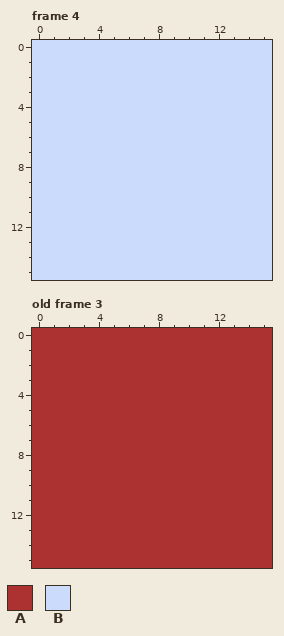
Two states of a pixel-art file, public/sheet.aseprite. The first picture shows the starting point.
16x16 pixels, 4 frames. Shown: frame 4, old frame 3. The commit also changed other frames, which this record leaves out.
Palette (. is transparent): A #ac3232  B #cbdbfc
After the commit:
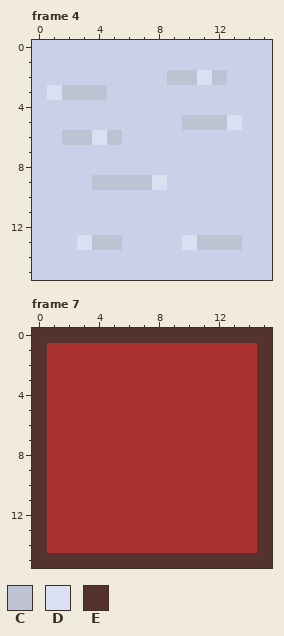
Colours new in this view: C #bec3d4  D #dadff1  E #54332f
A new or re-ordered frame is compared with the old frame closest to it.
The exact change:
frames 4 -> 7
colour B: #cbdbfc -> #c9d0e7
Frame 4:
y 2: x 9..12 BBBB -> CCDC
y 3: x 1..4 BBBB -> DCCC
y 5: x 10..13 BBBB -> CCCD
y 6: x 2..5 BBBB -> CCDC
y 9: x 4..8 BBBBB -> CCCCD
y 13: x 3..5 BBB -> DCC; x 10..13 BBBB -> DCCC
Frame 7 is new; against old frame 3:
y 0: x 0..15 AAAAAAAAAAAAAAAA -> EEEEEEEEEEEEEEEE
y 1..14: x 0 A -> E; x 15 A -> E
y 15: x 0..15 AAAAAAAAAAAAAAAA -> EEEEEEEEEEEEEEEE
Pixel boxes of the changes (left, top, right, bottom) in both pictures:
changed: (32, 40, 272, 280)
changed: (32, 328, 272, 568)
